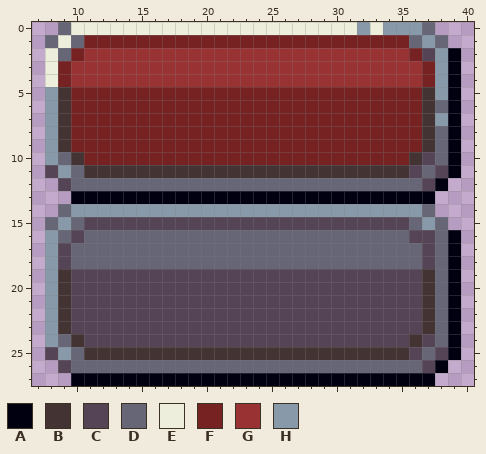
Pixel-art sprite, stored at Assets/button.png. Above: the version before the commit.
The file is 48x28 pixels. Shown: x 7..40, y 0..27.
Palette (. is transparent): A #000011  B #443333  C #554455  D #666677  E #eeeedd  F #772222  G #993333  H #8899aa
Pixels before, first column x 8:
 0 .DEEEEEEEEEEEEEEEEEEEEEEHEHHHD..
 1 DEDFFFFFFFFFFFFFFFFFFFFFFFFFDHD.
 2 EDFGGGGGGGGGGGGGGGGGGGGGGGGGFCHA
 3 EFGGGGGGGGGGGGGGGGGGGGGGGGGGGFHA
 4 EFGGGGGGGGGGGGGGGGGGGGGGGGGGGFHA
 5 HBFFFFFFFFFFFFFFFFFFFFFFFFFFFBHA
 6 HBFFFFFFFFFFFFFFFFFFFFFFFFFFFBDA
 7 HBFFFFFFFFFFFFFFFFFFFFFFFFFFFBHA
 8 HBFFFFFFFFFFFFFFFFFFFFFFFFFFFBDA
 9 HBFFFFFFFFFFFFFFFFFFFFFFFFFFFBDA
10 HDBFFFFFFFFFFFFFFFFFFFFFFFFFBCDA
11 CHDBBBBBBBBBBBBBBBBBBBBBBBBBCDCA
12 .CDDDDDDDDDDDDDDDDDDDDDDDDDDDCA.
13 ..AAAAAAAAAAAAAAAAAAAAAAAAAAAA..
14 .DHHHHHHHHHHHHHHHHHHHHHHHHHHHD..
15 DHDCCCCCCCCCCCCCCCCCCCCCCCCCDHD.
16 HDCDDDDDDDDDDDDDDDDDDDDDDDDDCCDA
17 HCDDDDDDDDDDDDDDDDDDDDDDDDDDDCDA
18 HCDDDDDDDDDDDDDDDDDDDDDDDDDDDCDA
19 HBCCCCCCCCCCCCCCCCCCCCCCCCCCCBDA
20 HBCCCCCCCCCCCCCCCCCCCCCCCCCCCBDA
21 HBCCCCCCCCCCCCCCCCCCCCCCCCCCCBDA
22 HBCCCCCCCCCCCCCCCCCCCCCCCCCCCBDA
23 HBCCCCCCCCCCCCCCCCCCCCCCCCCCCBDA
24 HDBCCCCCCCCCCCCCCCCCCCCCCCCCBCDA
25 CHDBBBBBBBBBBBBBBBBBBBBBBBBBCDCA
26 .CDDDDDDDDDDDDDDDDDDDDDDDDDDDCA.
27 ..AAAAAAAAAAAAAAAAAAAAAAAAAAAA..
After the commit:
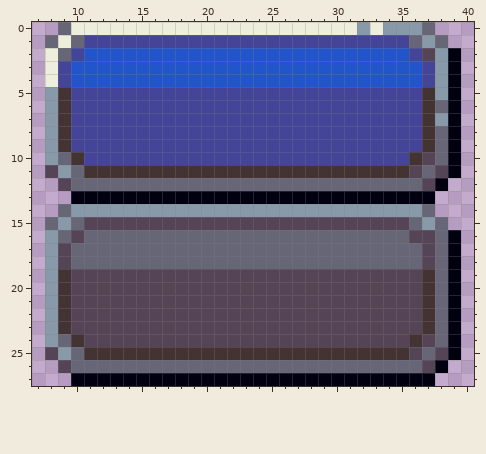
Log entry: Made active button blue
From old to new:
colour F: #772222 -> #444499
colour G: #993333 -> #2255cc
Boxes around the changes in both pictures, in picture pixels (x1, y1, x2, y2):
changed: (58, 35, 435, 165)
